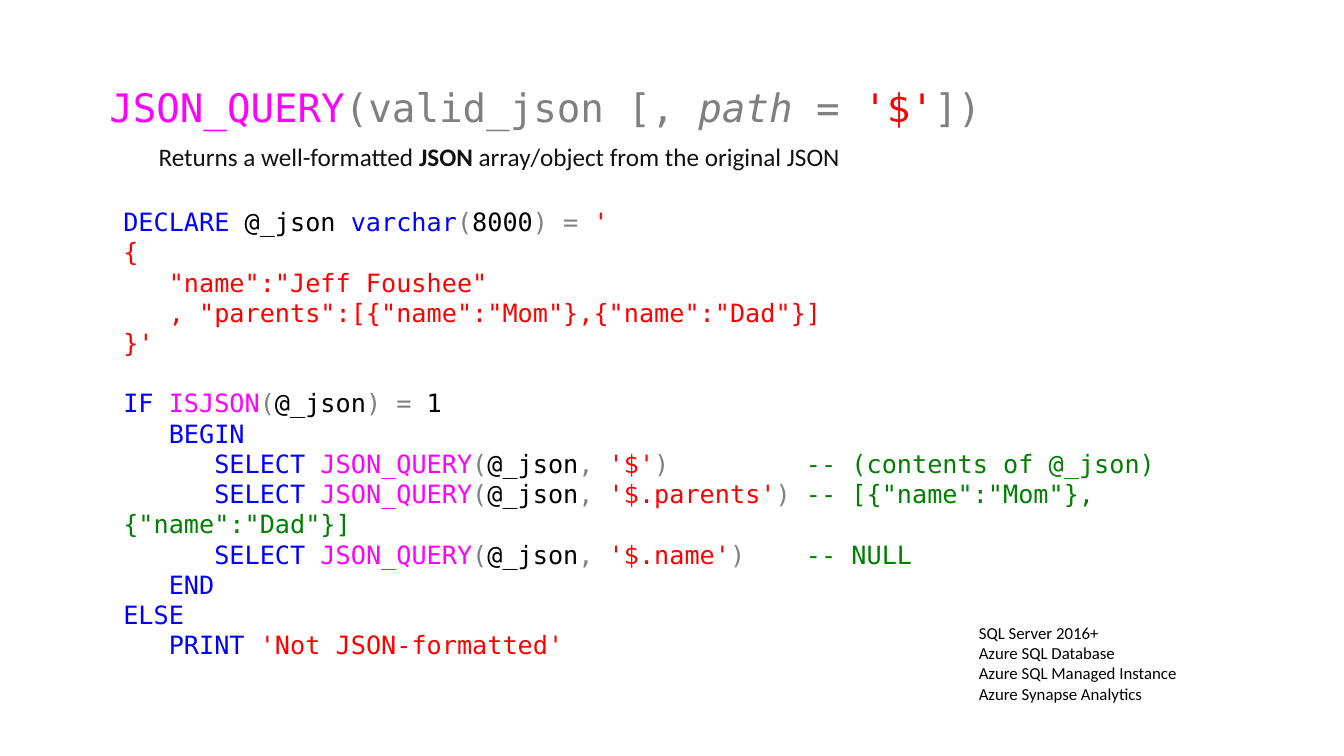
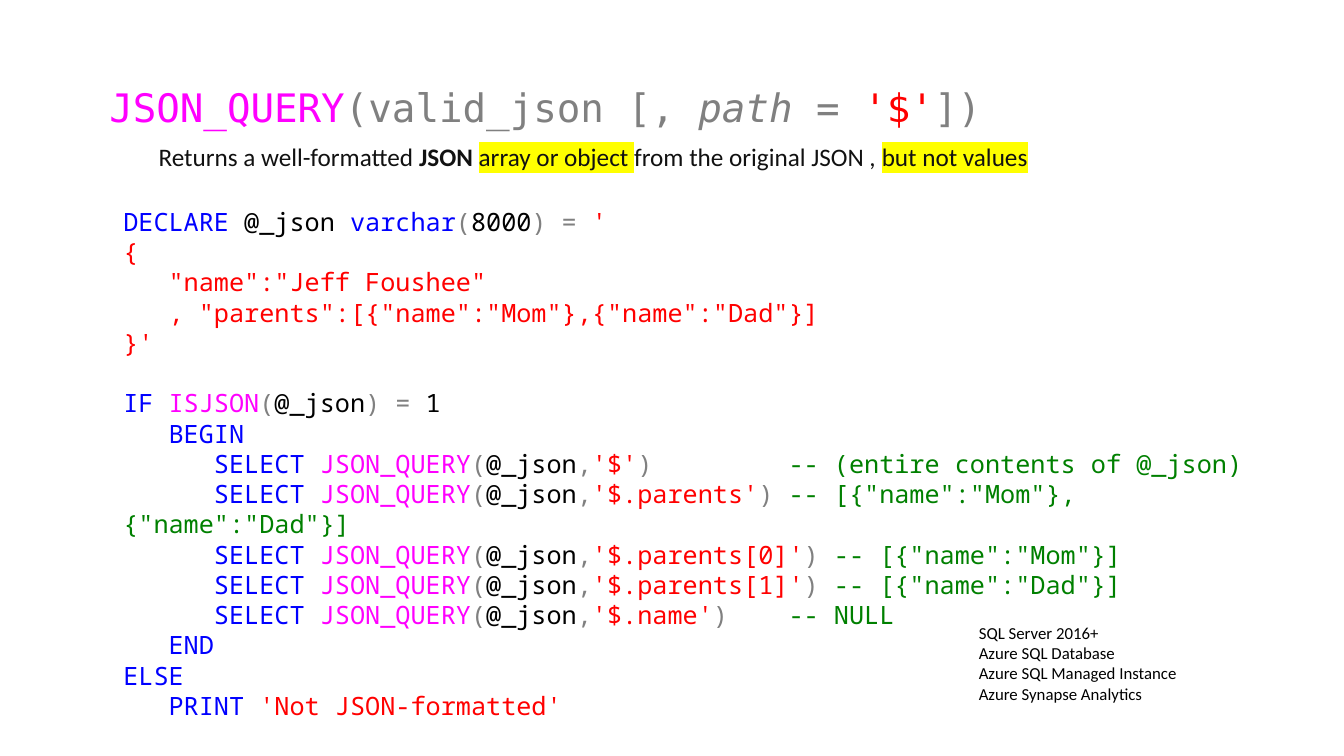
Before and after one commit to jbfoushee/MyPresentations, a slide deck: slide 29 of TSQL_JSON_Operators/TSQL_JSON_Operators.pptx (slide 11 before the commit). Drawn at 1344x756 pixels with LibreOffice and Linux fonts; fonts in the diff are those of the drawing. Boxes give left, top, right and bottom in pixels: in the first picture for what was removed or moved away, otherwise in the second. Text is boxed around its words. In the diff, an @@ line names an element or a change of style, - is before the commit and + after.

```diff
--- a/TSQL_JSON_Operators/TSQL_JSON_Operators.pptx
+++ b/TSQL_JSON_Operators/TSQL_JSON_Operators.pptx
@@ text at (x1=159, y1=148, x2=1027, y2=171): text changed @@
-Returns a well-formatted JSON array/object from the original JSON
+Returns a well-formatted JSON array or object from the original JSON , but not values
@@ text at (x1=123, y1=212, x2=819, y2=716): font DejaVu Sans Mono to Noto Sans Mono in "DECLARE @_json varchar(8000) = '", "{", ""name":"Jeff Foushee"", ", "parents":[{"name":"Mom"},{"name":"Dad"}]" and 6 more places @@
@@ text at (x1=123, y1=453, x2=1242, y2=630): text changed; font DejaVu Sans Mono to Noto Sans Mono @@
-SELECT JSON_QUERY(@_json, '$') -- (contents of @_json)
-SELECT JSON_QUERY(@_json, '$.parents') -- [{"name":"Mom"},{"name":"Dad"}]
-SELECT JSON_QUERY(@_json, '$.name') -- NULL
+SELECT JSON_QUERY(@_json,'$') -- (entire contents of @_json)
+SELECT JSON_QUERY(@_json,'$.parents') -- [{"name":"Mom"},{"name":"Dad"}]
+SELECT JSON_QUERY(@_json,'$.parents[0]') -- [{"name":"Mom"}]
+SELECT JSON_QUERY(@_json,'$.parents[1]') -- [{"name":"Dad"}]
+SELECT JSON_QUERY(@_json,'$.name') -- NULL
```
Also in this commit, not shown: 15 other slides changed, 47 slides added, 1 slide removed, 3 other files.
